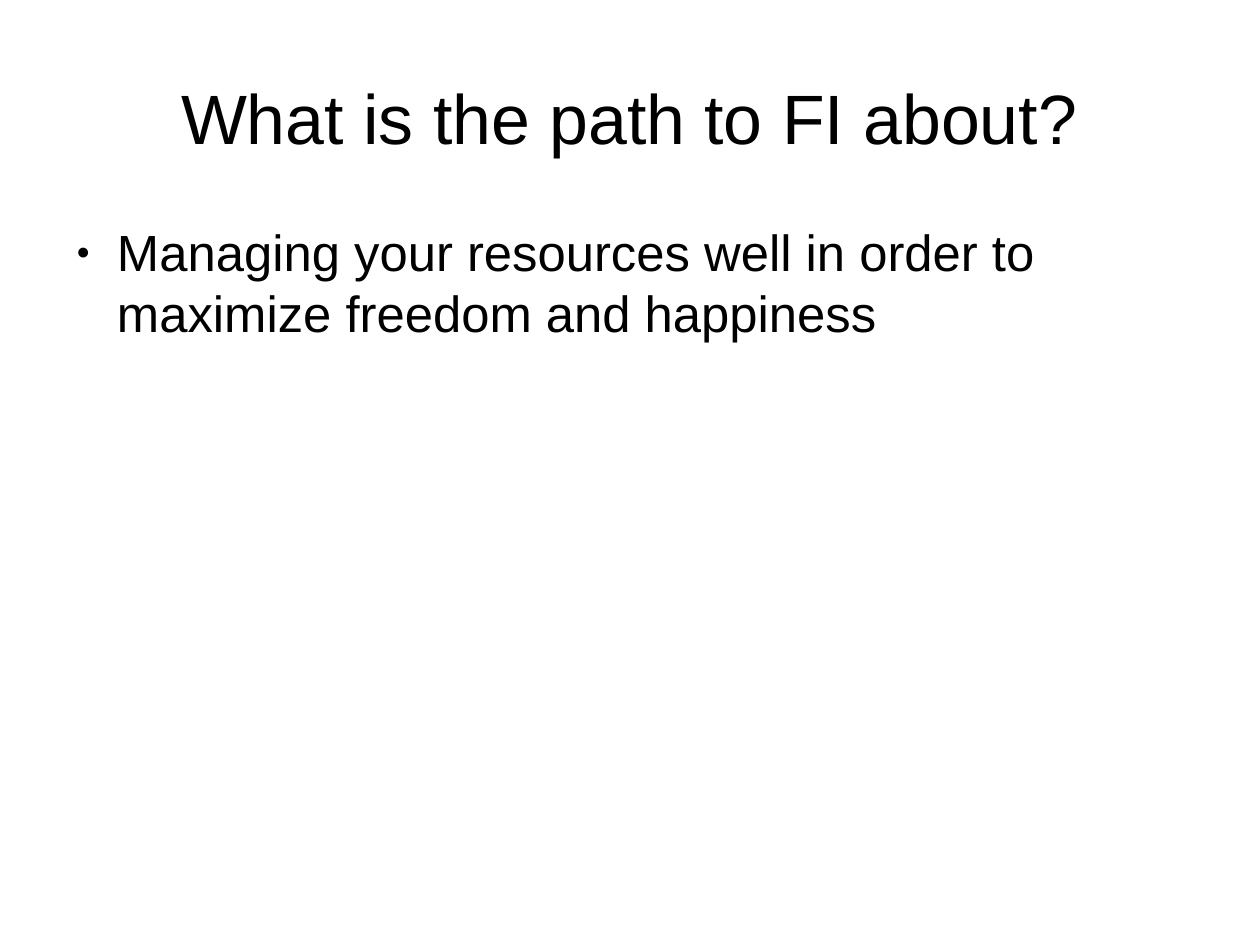
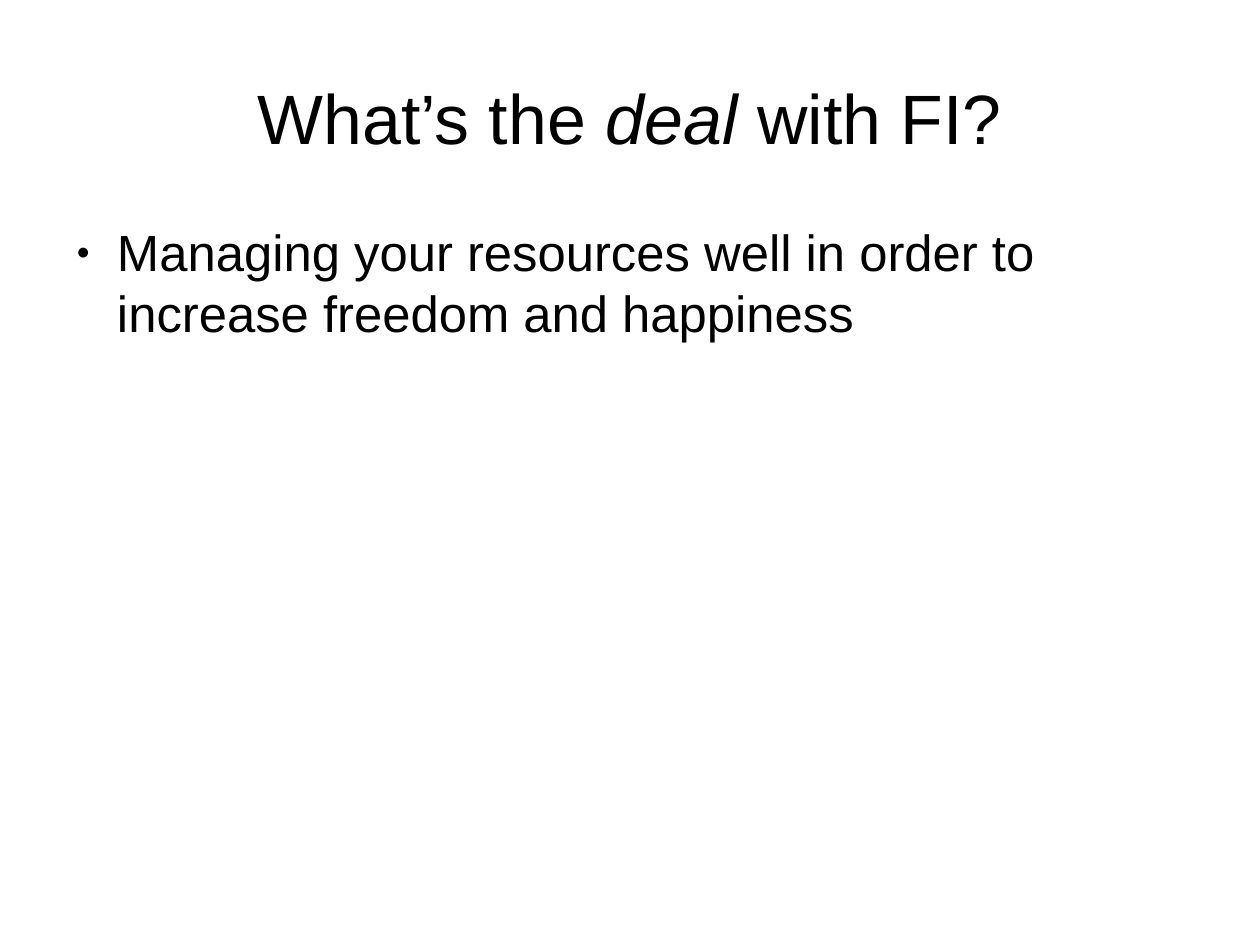
Before and after one commit to rettigs/presentations, a slide deck: slide 25 of finance_talk.odp. Drawn at 1260x945 pixels with LibreOffice and Linux fonts; fonts in the diff are those of the drawing. Boxes give left, top, right and bottom in pixels: in the first picture for what was removed or moved away, otherwise in the second. Text is boxed around its words. In the diff, an @@ line names an element or a change of style, - is before the commit and + after.

```diff
--- a/finance_talk.odp
+++ b/finance_talk.odp
@@ title at (x1=258, y1=93, x2=1002, y2=145): text changed @@
-What is the path to FI about?
+What’s the deal with FI?
@@ text at (x1=117, y1=234, x2=1034, y2=343): text changed @@
-● Managing your resources well in order to maximize freedom and happiness
+● Managing your resources well in order to increase freedom and happiness
```
Also in this commit, not shown: 50 other slides changed, 8 slides added, 9 slides removed.
